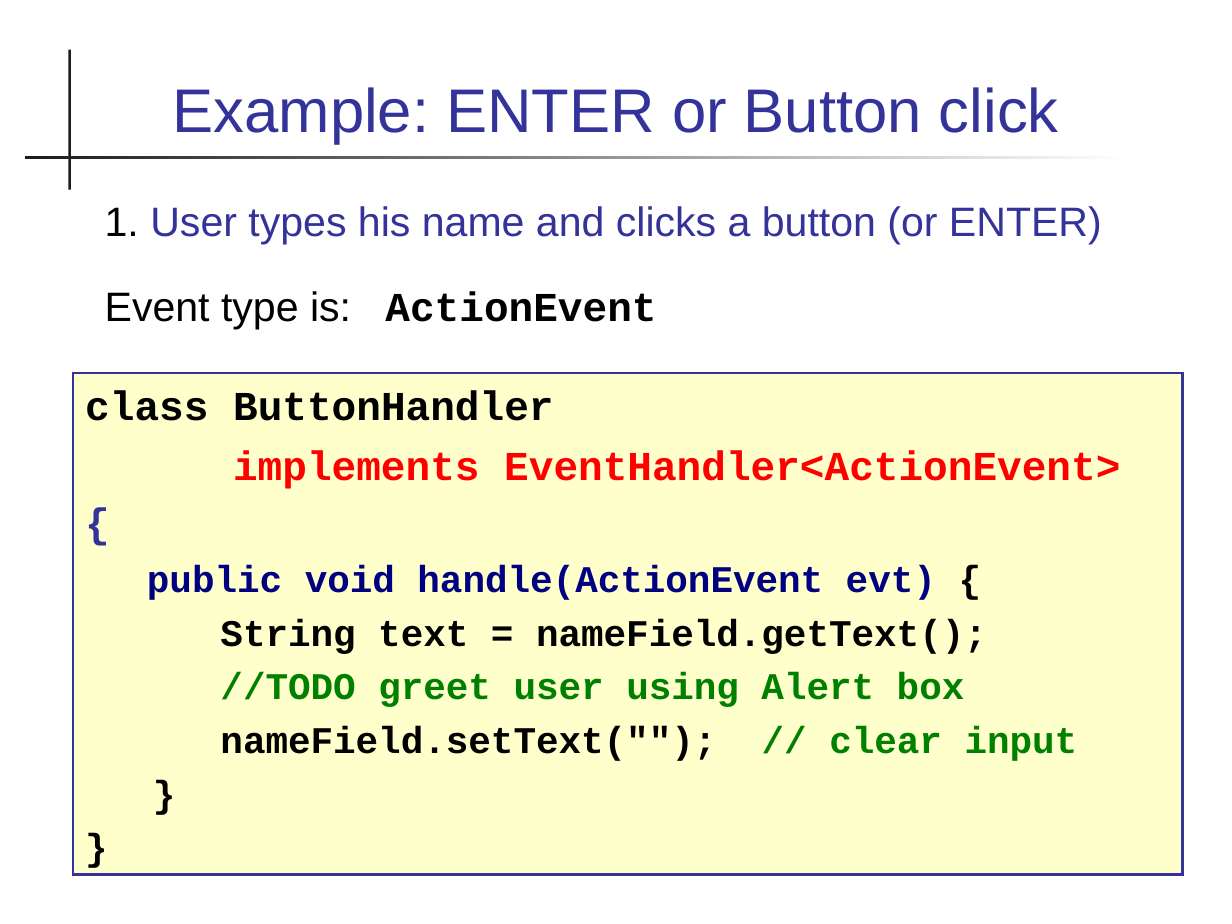
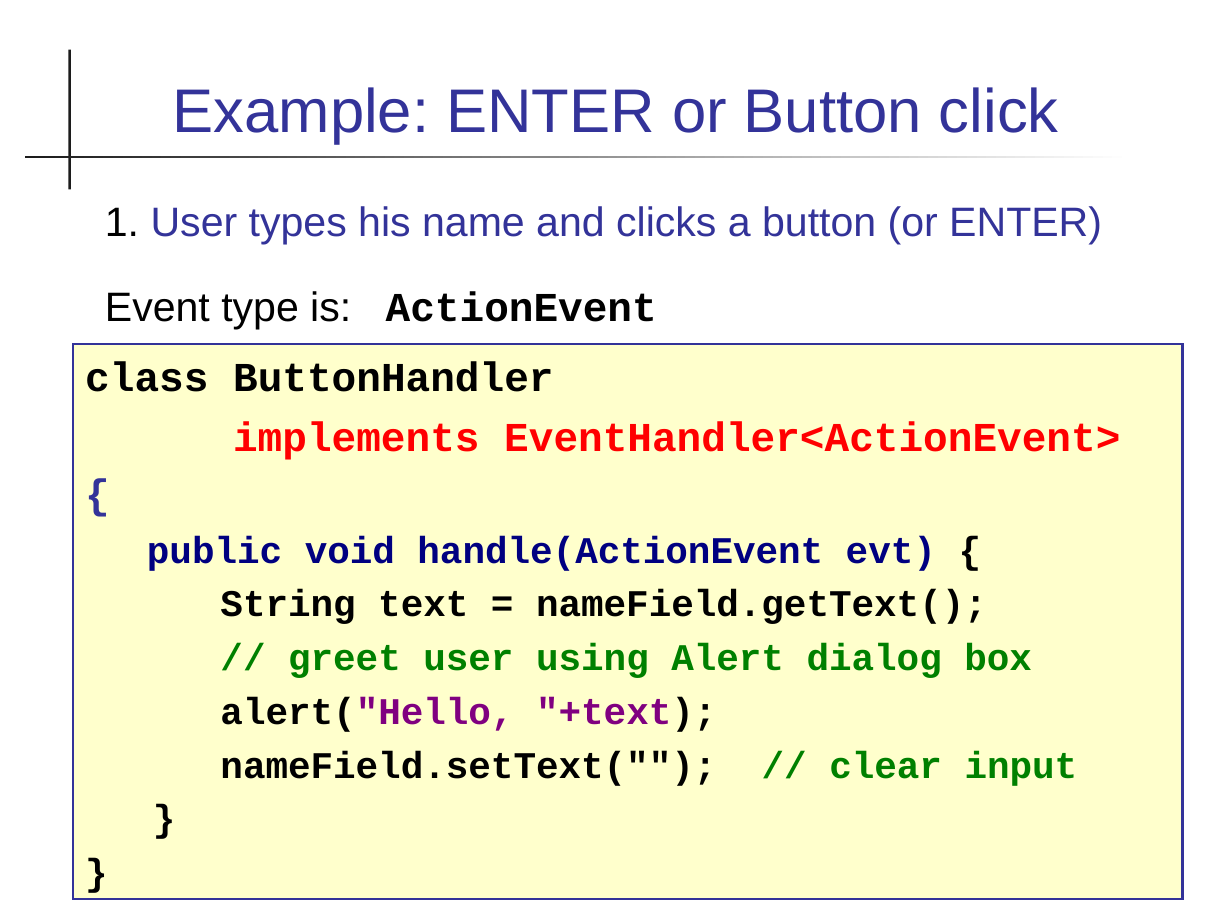
Before and after one commit to skeoop/skeoop.github.io, a slide deck: slide 9 of javafx/Event-Handling.ppt. Drawn at 1232x924 pixels with LibreOffice and Linux fonts; fonts in the diff are those of the drawing. Boxes give left, top, right and bottom in pixels: in the first picture for what was removed or moved away, otherwise in the second. Text is boxed around its words. In the diff, an @@ line names an element or a change of style, - is before the commit and + after.

Commit message:
change wording in event handler slides

```diff
--- a/javafx/Event-Handling.ppt
+++ b/javafx/Event-Handling.ppt
@@ rectangle "class ButtonHandler": place and size @@
-rectangle "class ButtonHandler" at [73, 373, 1183, 875]
+rectangle "class ButtonHandler" at [73, 344, 1183, 899]
@@ text in rectangle at [220, 643, 1032, 732]: text changed @@
-//TODO greet user using Alert box
+// greet user using Alert dialog box
+alert("Hello, "+text);
```
Also in this commit, not shown: 4 other slides changed, 3 slides added, 1 other file.
